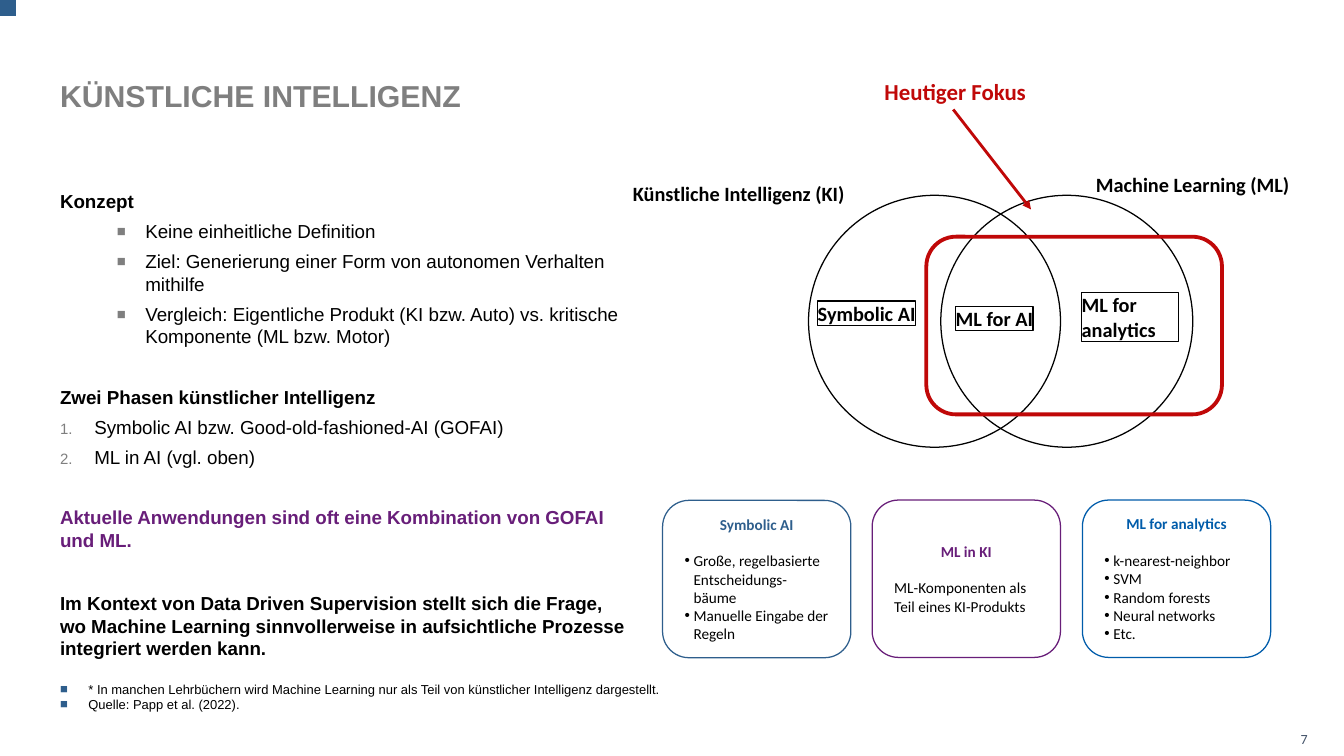
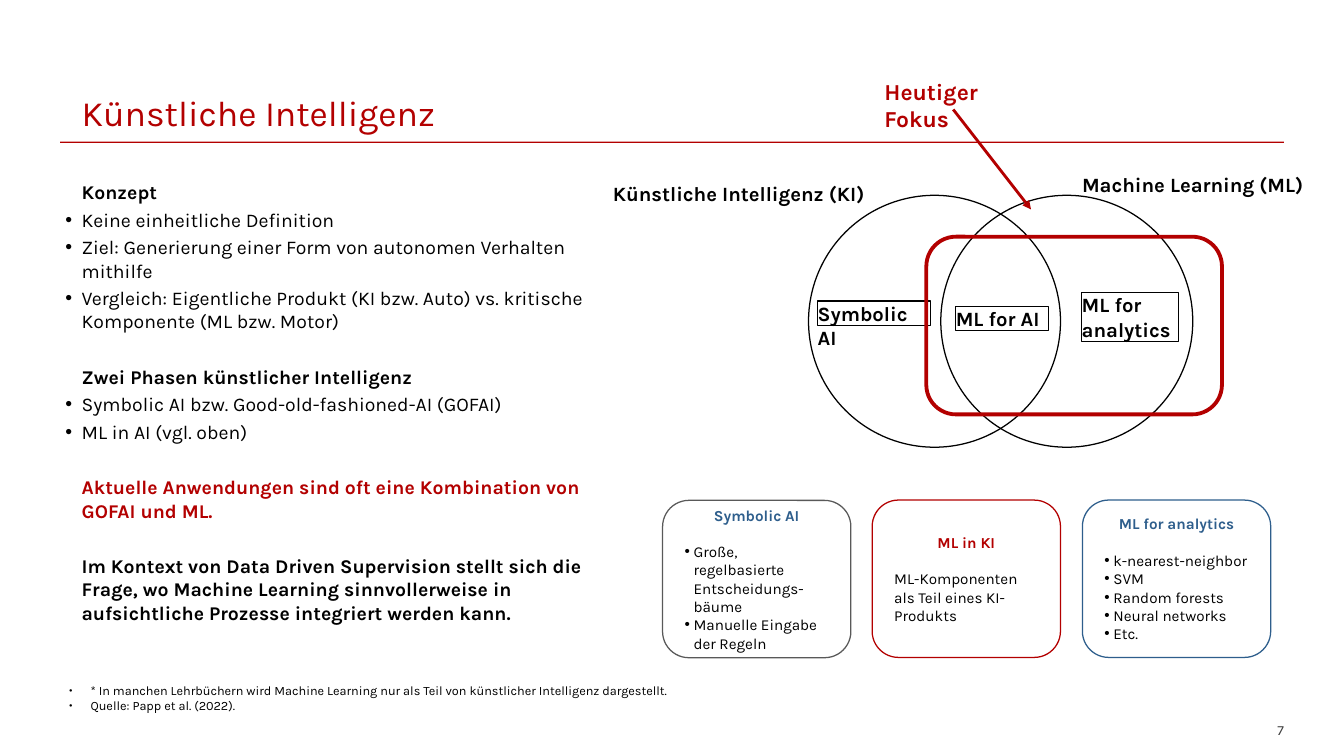
Before and after one commit to franzmohr/intro-data-mining-de, a slide deck: slide 7 of data-mining.odp. Drawn at 1344x756 pixels with LibreOffice and Linux fonts; fonts in the diff are those of the drawing; background and template pictures are left out. Boxes give left, top, right and bottom in pixels: in the first picture for what was removed or moved away, otherwise in the second. Text is boxed around its words. In the diff, an @@ line names an element or a change of style, - is before the commit and + after.

```diff
--- a/data-mining.odp
+++ b/data-mining.odp
@@ rectangle removed at (0,0,16,16) @@
@@ title "Künstliche Intelligenz" at (82,101,435,134): vertical alignment middle to bottom @@
@@ text "Heutiger Fokus" at (884,83,977,128): font Calibri to Karla, text colour #C00808 to #B30000 @@
@@ title at (82,101,435,134): text changed; size 23.8 to 28 pt; font Arial to Karla; text colour #7F7F7F to #B30000; bold off @@
-KÜNSTLICHE INTELLIGENZ
+Künstliche Intelligenz
@@ arrow (953, 110) - (1031, 209): stroke #C00808 2.24 pt to #B30000 2.24 pt @@
@@ line added from (60, 143) to (1284, 143), #B30000 0.99 pt @@
@@ text "Konzept" at (82,186,583,625): size 14.8 to 15.3 pt, font Arial to Karla; text colour #681E79 to #B30000 in "Aktuelle Anwendungen sind oft eine Kombination von ..."; indent changed; line spacing 1 to 1; less space between paragraphs; bullet ■ to •; list level 3 to 1 in "Keine einheitliche Definition"; bullet colour #7F7F7F to #000000; list level 3 to 1 in "Ziel: Generierung einer Form von ..."; list level 3 to 1 in "Vergleich: Eigentliche Produkt (KI bzw. ..."; bullet 1. to •; list level 3 to 1 in "Symbolic AI bzw. Good-old-fashioned-AI (GOFAI)"; list level 3 to 1 in "ML in AI (vgl. oben)" @@
@@ rounded rectangle at (926,237,1221,414): outline #C00808 3 pt to #B30000 3 pt @@
@@ rectangle "Symbolic AI": place and size @@
-rectangle "Symbolic AI" at (817,301,915,325)
+rectangle "Symbolic AI" at (817,301,930,325)
@@ font Calibri to Karla in 5 elements at (1082,293,1179,341), (613,186,865,206), (1082,177,1303,197), (817,301,930,325), (955,306,1049,331) @@
@@ rectangle "ML for AI": place and size @@
-rectangle "ML for AI" at (955,306,1033,331)
+rectangle "ML for AI" at (955,306,1049,331)
@@ rounded rectangle "Symbolic AI" at (663,500,851,657): font Calibri to Karla; outline #2E5E8C 0.99 pt to #595959 0.99 pt @@
@@ rounded rectangle "ML in KI" at (872,500,1061,657): font Calibri to Karla; text colour #681E79 to #B30000 in "ML in KI"; outline #681E79 0.99 pt to #B30000 0.99 pt @@
@@ rounded rectangle "ML for analytics" at (1083,500,1271,657): font Calibri to Karla; text colour #005CAA to #2E5E8C in "ML for analytics"; outline #005CAA 0.99 pt to #2E5E8C 0.99 pt @@
@@ text "* In manchen Lehrbüchern wird ..." at (91,686,666,713): size 10.2 to 10 pt, font Arial to Karla; bullet ■ to ●; line spacing 0.8 to 1; less space between paragraphs; bullet colour #2E5E8C to #000000 @@
@@ page number: place and size @@
-page number at (1301,735,1308,744)
+page number at (1277,726,1284,735)
@@ page number at (1277,726,1284,735): font Calibri to Karla, text colour #44546A to #404040; vertical alignment middle to bottom @@
```
Also in this commit, not shown: 31 other slides changed.
